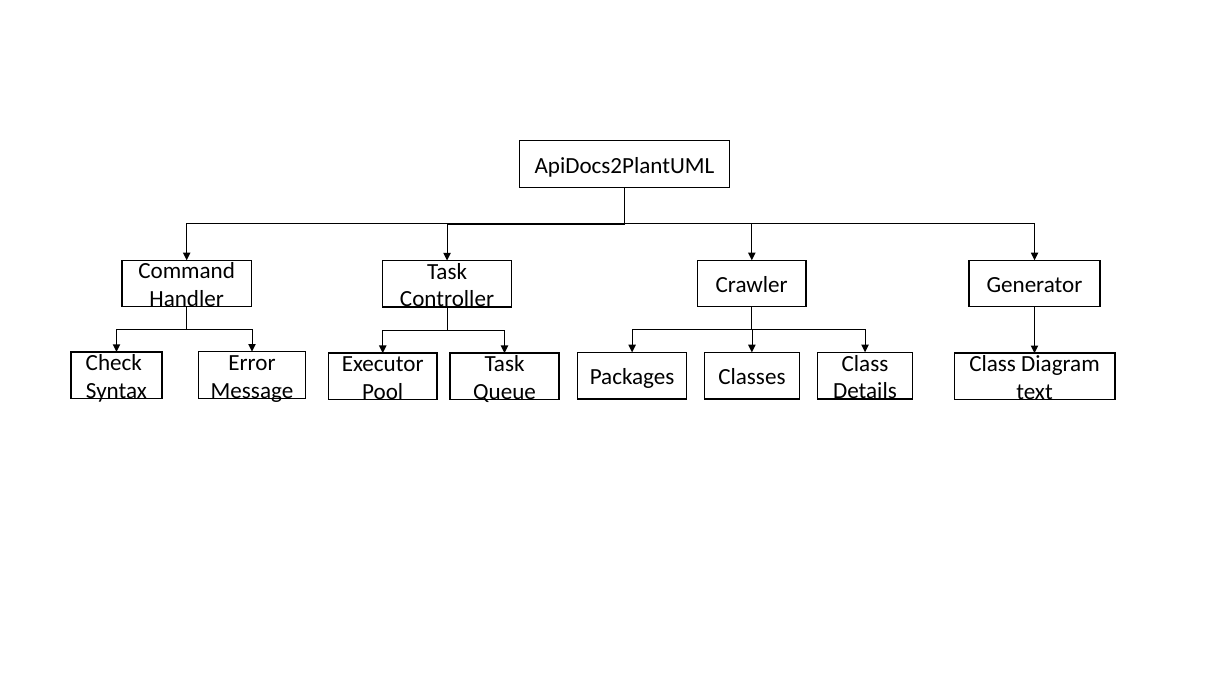
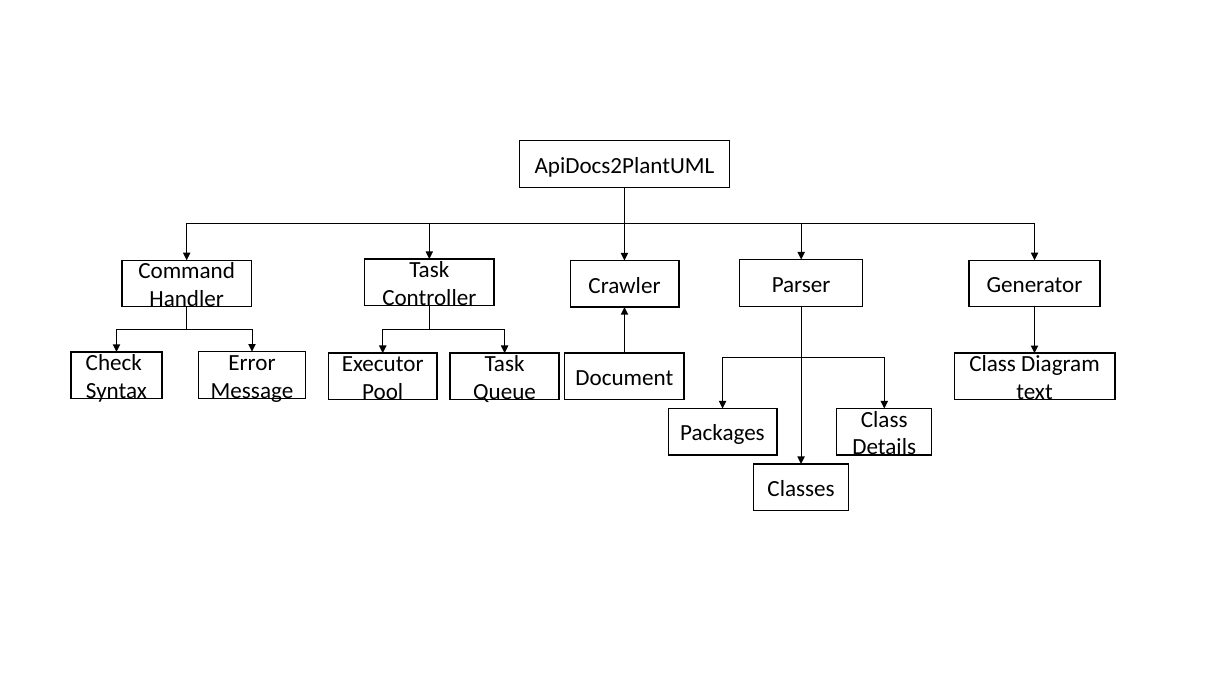
Before and after one commit to taogen-dev-tools/plantuml-generator, a slide deck: slide 1 of docs/system-architecture-design/structure-apidocs2plantuml.pptx. Drawn at 1232x693 pixels with LibreOffice and Linux fonts; fonts in the diff are those of the drawing. Boxes give left, top, right and bottom in pixels: in the first picture for what was removed or moved away, otherwise in the second. Text is boxed around its words. In the diff, an @@ line names an element or a change of style, - is before the commit and + after.

```diff
--- a/docs/system-architecture-design/structure-apidocs2plantuml.pptx
+++ b/docs/system-architecture-design/structure-apidocs2plantuml.pptx
@@ elbow arrow moved from (625, 188) - (447, 261) to (625, 188) - (430, 259) @@
@@ elbow arrow moved from (625, 188) - (752, 261) to (625, 188) - (801, 260) @@
@@ elbow arrow added from (625, 188) to (625, 261), #000000 0.5 pt @@
@@ rectangle "Task Controller": place and size @@
-rectangle "Task Controller" at [383,261,512,307]
+rectangle "Task Controller" at [365,259,494,305]
@@ rectangle "Crawler": place and size @@
-rectangle "Crawler" at [698,261,807,307]
+rectangle "Crawler" at [570,261,679,307]
@@ rectangle added at [740,260,863,306], outline #000000 1 pt, 18 pt, text #000000 @@
+Parser
@@ elbow arrow moved from (447, 307) - (383, 353) to (430, 306) - (383, 353) @@
@@ elbow arrow moved from (447, 307) - (505, 353) to (430, 306) - (505, 353) @@
@@ elbow arrow added from (625, 353) to (625, 307), #000000 0.5 pt @@
@@ elbow arrow moved from (752, 307) - (632, 352) to (801, 306) - (723, 409) @@
@@ elbow arrow moved from (752, 307) - (865, 352) to (801, 306) - (884, 409) @@
@@ elbow arrow moved from (752, 307) - (752, 352) to (801, 306) - (801, 464) @@
@@ rectangle added at [565,353,684,399], outline #000000 1 pt, 18 pt, text #000000 @@
+Document
@@ rectangle "Packages": place and size @@
-rectangle "Packages" at [578,352,687,398]
+rectangle "Packages" at [668,409,777,455]
@@ rectangle "Class Details": place and size @@
-rectangle "Class Details" at [818,352,913,398]
+rectangle "Class Details" at [836,409,932,455]
@@ rectangle "Classes": place and size @@
-rectangle "Classes" at [704,352,799,398]
+rectangle "Classes" at [754,464,849,510]
```
Also in this commit, not shown: 1 other file.
